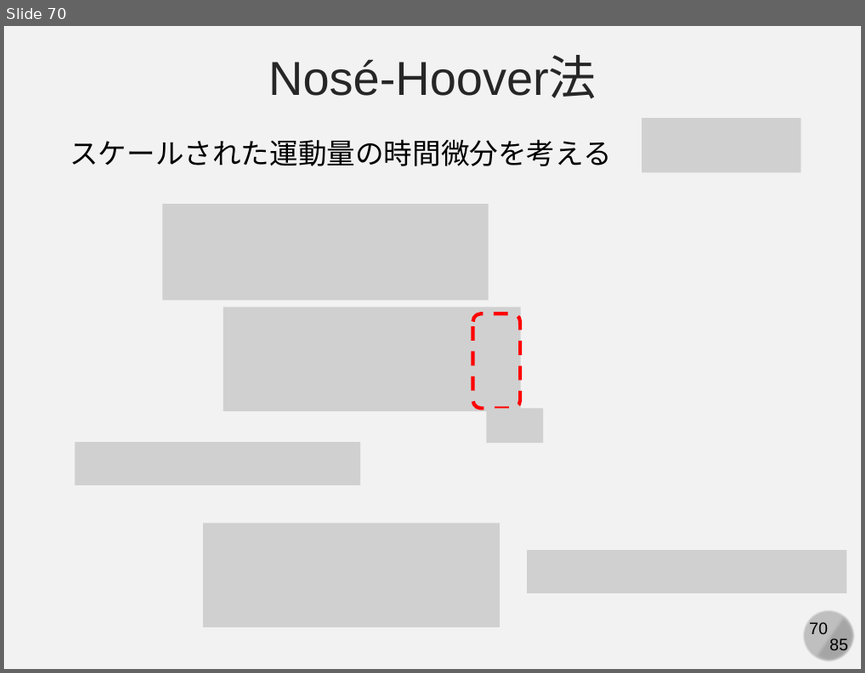
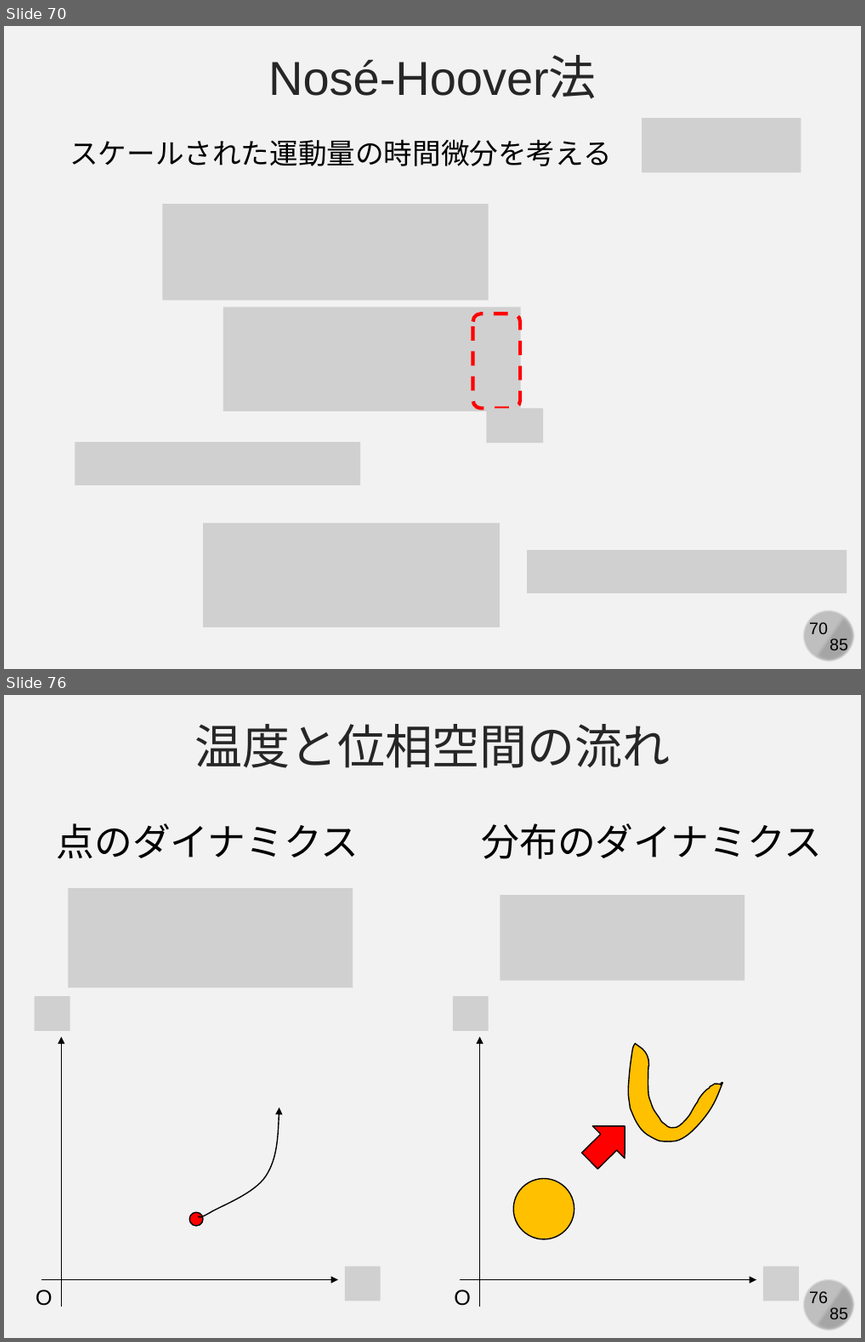
Before and after one commit to kaityo256/simulation_engineering, a slide deck: 06_md_observable/simulation06.pptx. Shown one above the other, each under a label of ours: slide 70 before the commit, slides 70 and 76 after it; the slides between them are not shown. The pictures are 865x673 and 865x1342 pixels, drawn with LibreOffice and Linux fonts; fonts in the diff are those of the drawing; grey boxes stand for pictures. Boxes give left, top, right and bottom in pixels: in the first picture for what was removed or moved away, otherwise in the second. Text is boxed around its words. In the diff, an @@ line names an element or a change of style, - is before the commit and + after.

```diff
--- a/06_md_observable/simulation06.pptx
+++ b/06_md_observable/simulation06.pptx
@@ slide 76 added at <box>4,695,861,1338</box>, background #F2F2F2; not listed: 4 template elements that a slide beside it also shows @@
@@ text added at <box>194,724,670,768</box>, 40 pt, text #262626 @@
+温度と位相空間の流れ
@@ text added at <box>56,823,358,859</box>, 32 pt, text #000000 @@
+点のダイナミクス
@@ text added at <box>482,823,823,859</box>, 32 pt, text #000000 @@
+分布のダイナミクス
@@ picture added at <box>69,888,352,987</box> @@
@@ picture added at <box>500,895,745,981</box> @@
@@ picture added at <box>34,996,70,1030</box> @@
@@ picture added at <box>453,996,489,1030</box> @@
@@ arrow added from (62, 1307) to (62, 1037), #000000 0.5 pt @@
@@ arrow added from (479, 1307) to (479, 1037), #000000 0.5 pt @@
@@ freeform shape added at <box>628,1043,722,1140</box>, fill #FFC000, outline #000000 1 pt @@
@@ freeform shape added at <box>199,1107,279,1217</box>, outline #000000 1 pt @@
@@ right arrow added at <box>574,1110,641,1177</box>, fill #FF0000, outline #000000 1 pt @@
@@ ellipse added at <box>513,1179,574,1239</box>, fill #FFC000, outline #000000 1 pt @@
@@ ellipse added at <box>190,1212,204,1225</box>, fill #FF0000, outline #000000 1 pt @@
@@ arrow added from (41, 1279) to (338, 1279), #000000 0.5 pt @@
@@ picture added at <box>345,1265,381,1300</box> @@
@@ arrow added from (459, 1279) to (756, 1279), #000000 0.5 pt @@
@@ picture added at <box>763,1265,799,1300</box> @@
@@ text added at <box>35,1289,52,1305</box>, 18 pt, text #000000 @@
+O
@@ text added at <box>454,1289,471,1305</box>, 18 pt, text #000000 @@
+O
```
Also in this commit, not shown: 2 slides changed, 8 other slides added.
